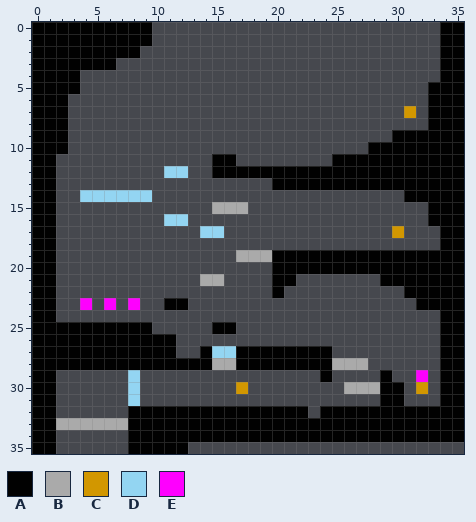
Pixel-art sprite: AridArnold/Content/Campaigns/MainCampaign/Hub/0601.png. The picture above is the old version.
The file is 36x36 pixels. Colours within 5 levels of each other are drawn and written as one.
Palette (. is transparent): A #010101  B #aaaaaa  C #d39700fe  D #93d5f2  E #fe00fe
Pixels before, first column x 0:
 0 AAAAAAAAAA........................AA
 1 AAAAAAAAAA........................AA
 2 AAAAAAAAA.........................AA
 3 AAAAAAA...........................AA
 4 AAAA..............................AA
 5 AAAA.............................AAA
 6 AAA..............................AAA
 7 AAA............................C.AAA
 8 AAA..............................AAA
 9 AAA...........................AAAAAA
10 AAA.........................AAAAAAAA
11 AA.............AA........AAAAAAAAAAA
12 AA.........DD..AAAAAAAAAAAAAAAAAAAAA
13 AA..................AAAAAAAAAAAAAAAA
14 AA..DDDDDD.....................AAAAA
15 AA.............BBB...............AAA
16 AA.........DD....................AAA
17 AA............DD..............C...AA
18 AA................................AA
19 AA...............BBBAAAAAAAAAAAAAAAA
20 AA..................AAAAAAAAAAAAAAAA
21 AA............BB....AA.......AAAAAAA
22 AA..................A..........AAAAA
23 AA..E.E.E..AA...................AAAA
24 AA................................AA
25 AAAAAAAAAA.....AA.................AA
26 AAAAAAAAAAAA......................AA
27 AAAAAAAAAAAA..ADDAAAAAAAA.........AA
28 AAAAAAAAAAAAAAABBAAAAAAAABBB......AA
29 AA......D...............A....A..E.AA
30 AA......D........C........BBBAA.C.AA
31 AA......D....................AA...AA
32 AA......AAAAAAAAAAAAAAA.AAAAAAAAAAAA
33 AABBBBBBAAAAAAAAAAAAAAAAAAAAAAAAAAAA
34 AA......AAAAAAAAAAAAAAAAAAAAAAAAAAAA
35 AA......AAAAA.......................
The same view after the edit:
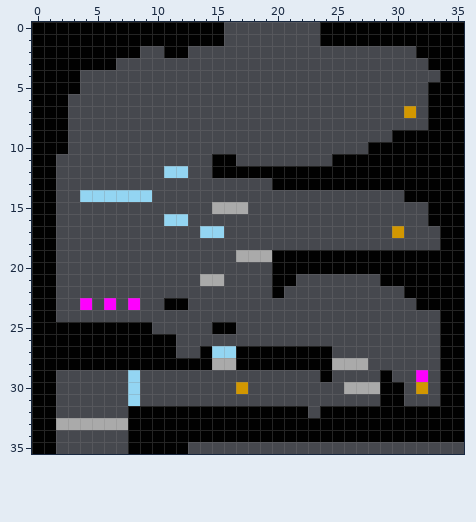
Diff:
The author put colour A in rows 0 to 1 at x 10 to 15 and 24 to 33; in row 2 at x 11 to 12 and 32 to 33; in row 3 at x 33.
